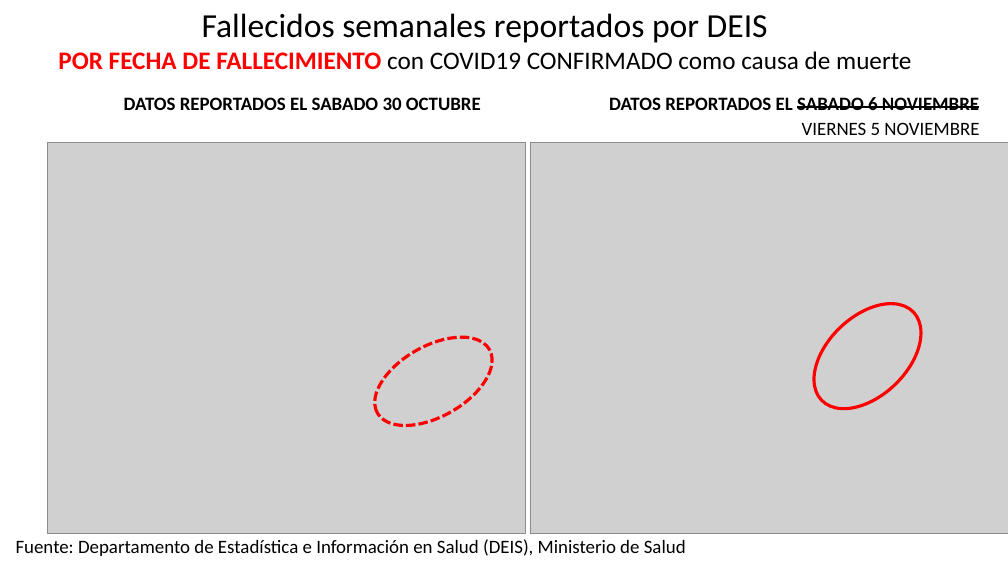
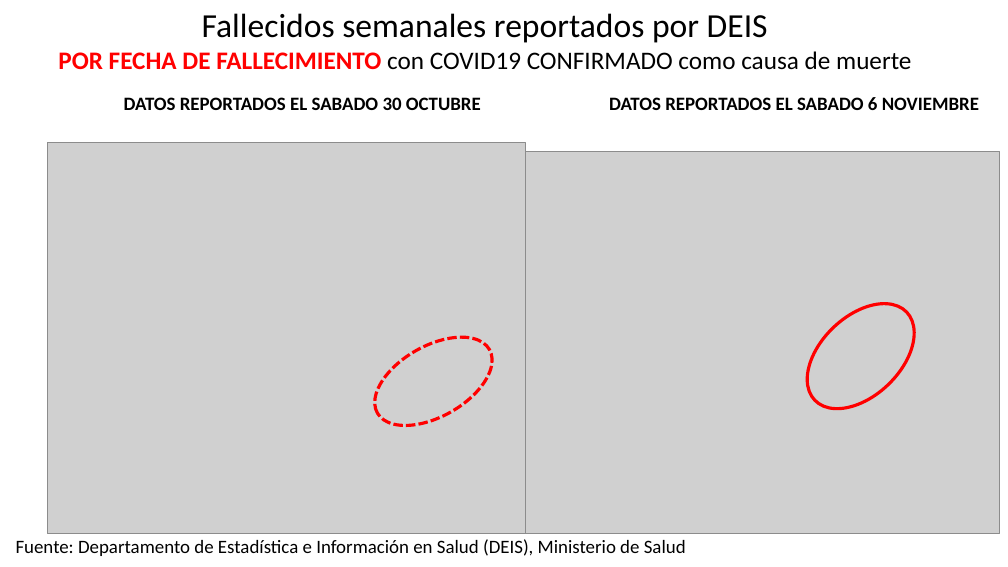
Before and after one commit to dataCovid19CL/capsulasSemanales, a slide deck: slide 7 of DATOS COVID Chile 2021 11 06.pptx. Drawn at 1008x567 pixels with LibreOffice and Linux fonts; fonts in the diff are those of the drawing; grey boxes stand for pictures. Boxes give left, top, right and bottom in pixels: in the first picture for what was removed or moved away, otherwise in the second. Text is boxed around its words. In the diff, an @@ line names an element or a change of style, - is before the commit and + after.

```diff
--- a/DATOS COVID Chile 2021 11 06.pptx
+++ b/DATOS COVID Chile 2021 11 06.pptx
@@ text "DATOS REPORTADOS EL SABADO 6 ..." at box(609, 97, 979, 110): strikethrough off in "SABADO 6 NOVIEMBRE" @@
@@ text removed at box(802, 122, 979, 135) @@
-VIERNES 5 NOVIEMBRE
@@ picture: place and size @@
-picture at box(530, 143, 1008, 534)
+picture at box(520, 151, 1000, 534)
@@ ellipse: place and size @@
-ellipse at box(794, 284, 941, 429)
+ellipse at box(787, 284, 934, 429)
```
Also in this commit, not shown: 1 other slide changed, 1 other file.
